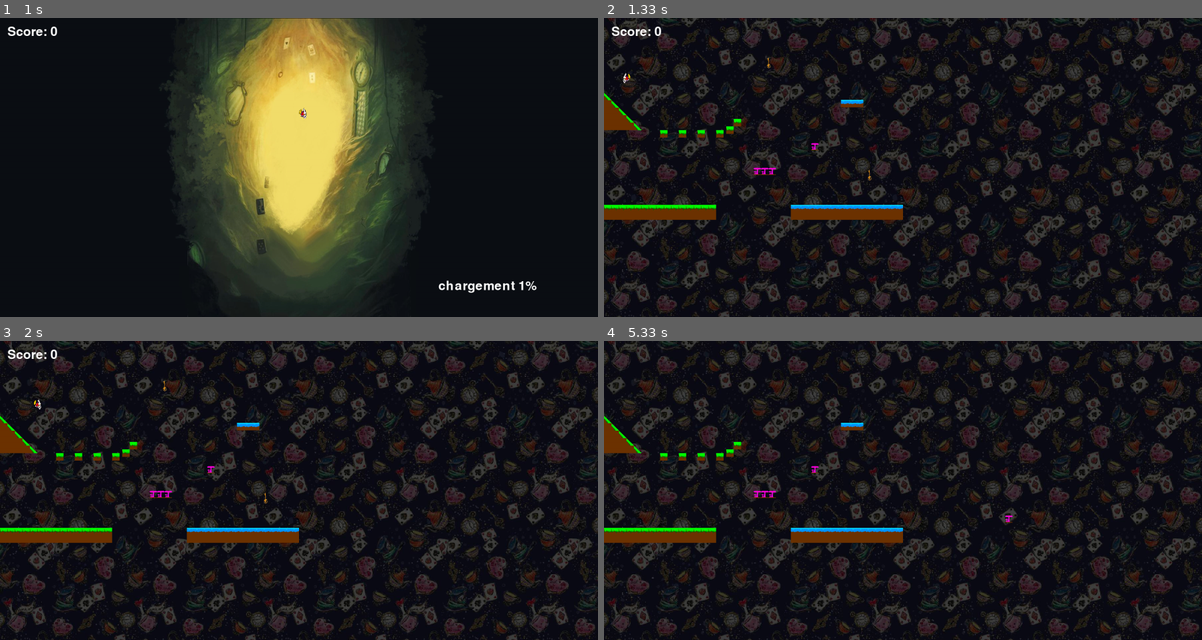
Above: before the commit, frames 1-4 (two rows, left to right).
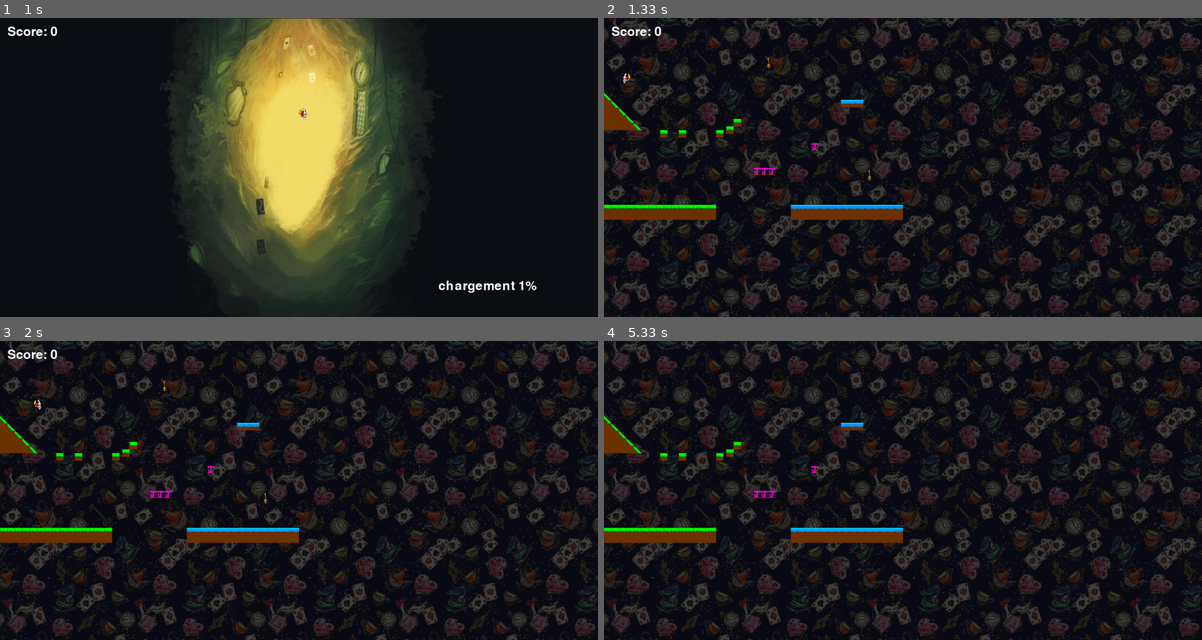
Above: after the commit, the same moments.

Repository: bouleaulama30/platformer_pygame
Game: pygame game, started from platformer_main.py
The game is run twice, just before and just after one commit, with the same random seed, the same clock (stepped at 60 frames per second) and the same inputs.
Inputs (mouse positions are in pixels of both pictures, inside the frame that each line leads up to):
- Up to frame 1 (1 s): tap Enter at 0.33 s; click (406, 191) at 0.72 s
- Up to frame 2 (1.33 s): tap B at 1 s
- Up to frame 3 (2 s): hold Up 1.33-1.8 s; hold Right from 1.83 s (still down)
- Up to frame 4 (5.33 s): release Right at 2.3 s; hold Left 2.33-2.87 s; hold Left 2.9-3.3 s; tap E at 3.05 s; tap D at 3.33, 5.07 s; tap J at 3.67 s

Frame 1 is identical in both runs. In frame 2, less than 0.1% of the frame differs, in the area x 15-17%, y 37-65%; in frame 3, less than 0.1%; in frame 4, less than 0.1%, in the area x 15-69%, y 37-65%.

Commit message:
finalisation fonction delete

Diff:
--- a/editor_mode.py
+++ b/editor_mode.py
@@ -39,11 +39,19 @@
 			f.write(line)
 
 		else:
-			# blocks=line.split(",") #ne fonctionne pas
-			# blocks[-1]=blocks[-1][0:2] #ne fonctionne pas
-			# t_blocks.remove(Block(int(blocks[0]),int(blocks[1]),blocks[2],int(blocks[3]),blocks[4])) #ne fonctionne pas
-			print(True)
+			blocks=line.split(",") #ne fonctionne pas
+			blocks[-1]=blocks[-1][0:2] #ne fonctionne pas
+			B1=Block(int(blocks[0]),int(blocks[1]),blocks[2],int(blocks[3]),blocks[4]) #ne fonctionne pas
+			for block in t_blocks:
+				if compare_blocks(B1,block):
+					t_blocks.remove(block)
+					print("ok")
 	f.close()
+
+def compare_blocks(block1,block2):
+	if block1.posx==block2.posx and block1.posy==block2.posy:
+		return True
+	return False
 
 def index_second_coma(string):
     i=0
--- a/test.txt
+++ b/test.txt
@@ -1,6 +1,5 @@
 150,300,n,0,
 200,300,n,0,
-250,300,n,0,
 300,300,n,0,
 327,290,n,0,
 347,270,n,0,
@@ -8,3 +7,4 @@
 634,219,s,0,
 654,219,s,0,
 674,219,s,0,
+252,500,n,0,
